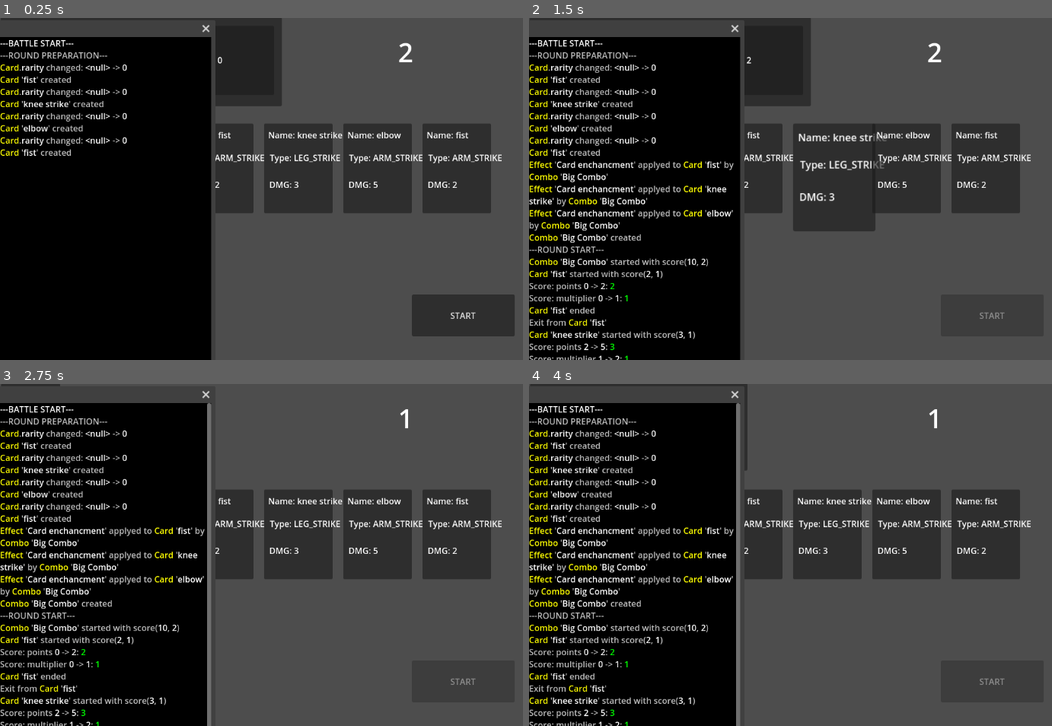
Above: before the commit, frames 1-4 (two rows, left to right).
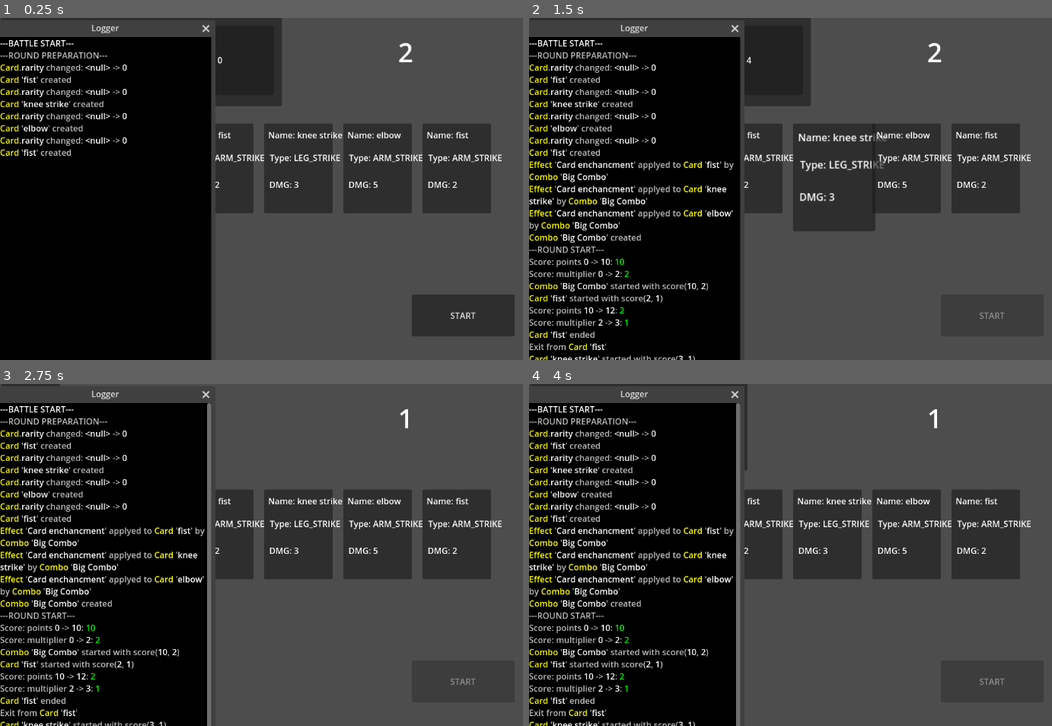
Above: after the commit, the same moments.

Repository: C0ldSt33l/Fighting-Card-Game
Game: Godot game, scene res://test_scene.tscn
Two runs of this game, one before a commit and one after it. Both use one fixed random seed, a clock stepped at 60 frames per second and the inputs below.
Inputs:
- Up to frame 1 (0.25 s): no input
- Up to frame 2 (1.5 s): click "START" at 0.5 s; tap Enter (ui_accept) at 1.25 s
- Up to frame 3 (2.75 s): tap Enter (ui_accept) at 1.52, 2, 2.27 s
- Up to frame 4 (4 s): tap Enter (ui_accept) at 2.75, 3.5, 3.77 s

The runs differ from the first frame. In frame 1, less than 0.1% of the frame differs, in the area x 17-23%, y 2-5%; in frame 2, 2.6%, in the area x 0-43%, y 2-100%; in frame 3, 2.6%; in frame 4, 2.6%.
Error before the commit: Invalid access to property or key 'effect' on a base object of type 'RefCounted (Combo)'. (res://test_scene.gd:293)

Commit message:
add functions to filter effect array

Diff:
--- a/logger/logger_window.tscn
+++ b/logger/logger_window.tscn
@@ -3,6 +3,7 @@
 [ext_resource type="PackedScene" uid="uid://oloaocbsreqn" path="res://logger/logger.tscn" id="1_t2uku"]
 
 [node name="LoggerWindow" type="Window"]
+title = "Logger"
 position = Vector2i(0, 36)
 size = Vector2i(400, 800)
 
--- a/test_scene.gd
+++ b/test_scene.gd
@@ -2,7 +2,39 @@
 extends Node2D
 
 
-# @onready var log_win := $LoggerWindow as Window
+class Filter:
+	static func BY_ACTIVATION_TIME(e: Effect, time: Effect.ACTIVATION_TIME) -> bool:
+		return e.activation_time == time
+
+	static func BY_CASTER(e: Effect, caster: Variant) -> bool:
+		return e.caster == caster
+
+	static func BY_TARGET(e: Effect, target: Variant) -> bool:
+		return e.target == target
+
+	static func BY_ACTIVATION_TIME_AND_CASTER(
+		e: Effect,
+		time: Effect.ACTIVATION_TIME,
+		caster: Variant
+	) -> bool:
+		return e.activation_time == time and e.target == caster
+
+	static func BY_ACTIVATION_TIME_AND_TARGET(
+		e: Effect,
+		time: Effect.ACTIVATION_TIME,
+		target: Variant
+	) -> bool:
+		return e.activation_time == time and e.target == target
+
+	static func BY_ACTIVATION_TIME_CASTER_AND_TARGET(
+		e: Effect,
+		time: Effect.ACTIVATION_TIME,
+		caster: Variant,
+		target: Variant
+	) -> bool:
+		return e.activation_time == time and e.caster == caster and e.target == target
+
+
 @onready var timer := $Timer as Timer
 @onready var counter := $Counter as Counter
 @onready var round_counter:= $"Round counter" as Label
@@ -242,13 +274,23 @@
 	)
 	self.used_effects.append_array(effects_on_time)
 
+
+func collect_all_effects() -> void:
+	for c in self.cards_on_table:
+		self.effects.append_array(c.effects)
+	for c in self.combos_on_table:
+		self.effects.append_array(c.effects)
+
+
 func on_round_preparation_started() -> void: pass
 func on_round_started() -> void:
-	# for c in self.combos_on_table:
-	# 	self.counter.add(c.points, c.multiplier)
+	# TODO: move segment in round preparation segment
+	for c in self.combos_on_table:
+		self.counter.add(c.points, c.multiplier)
+
+	self.collect_all_effects()
 	self.activate_effects(Effect.ACTIVATION_TIME.ROUND_START)
 
-# TODO: reset counter effects
 func on_round_ended() -> void:
 	self.activate_effects(Effect.ACTIVATION_TIME.ROUND_END)
 
@@ -289,14 +331,10 @@
 
 
 func on_combo_started(c: Combo) -> void:
-	# print('combo started: ', c.name, ' index: ', self.combo_cursor.index)
-	match (c.effect.activation_time):
-		Effect.ACTIVATION_TIME.CARD_START, Effect.ACTIVATION_TIME.CARD_END:
-			c.apply_effect_to_cards()
-		Effect.ACTIVATION_TIME.COMBO_START:
-			for card in c.cards:
-				c.effect.set_target(card)
-				c.effect.activate()
+	# var effects := self.effects.filter(
+	# 	func (e: Effect):
+	# 		return
+	pass
 
 
 func on_combo_ended(c: Combo) -> void:
